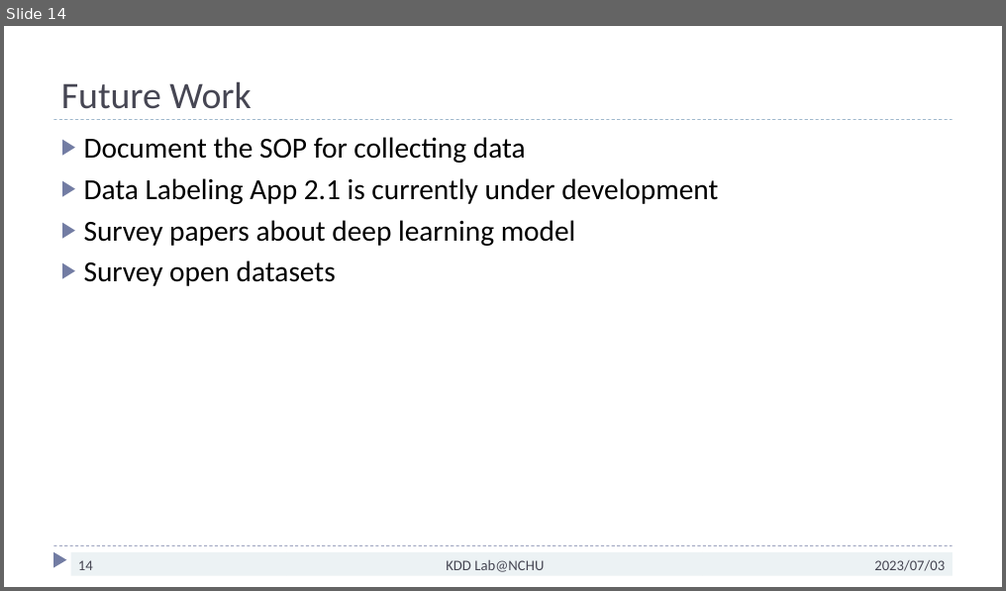
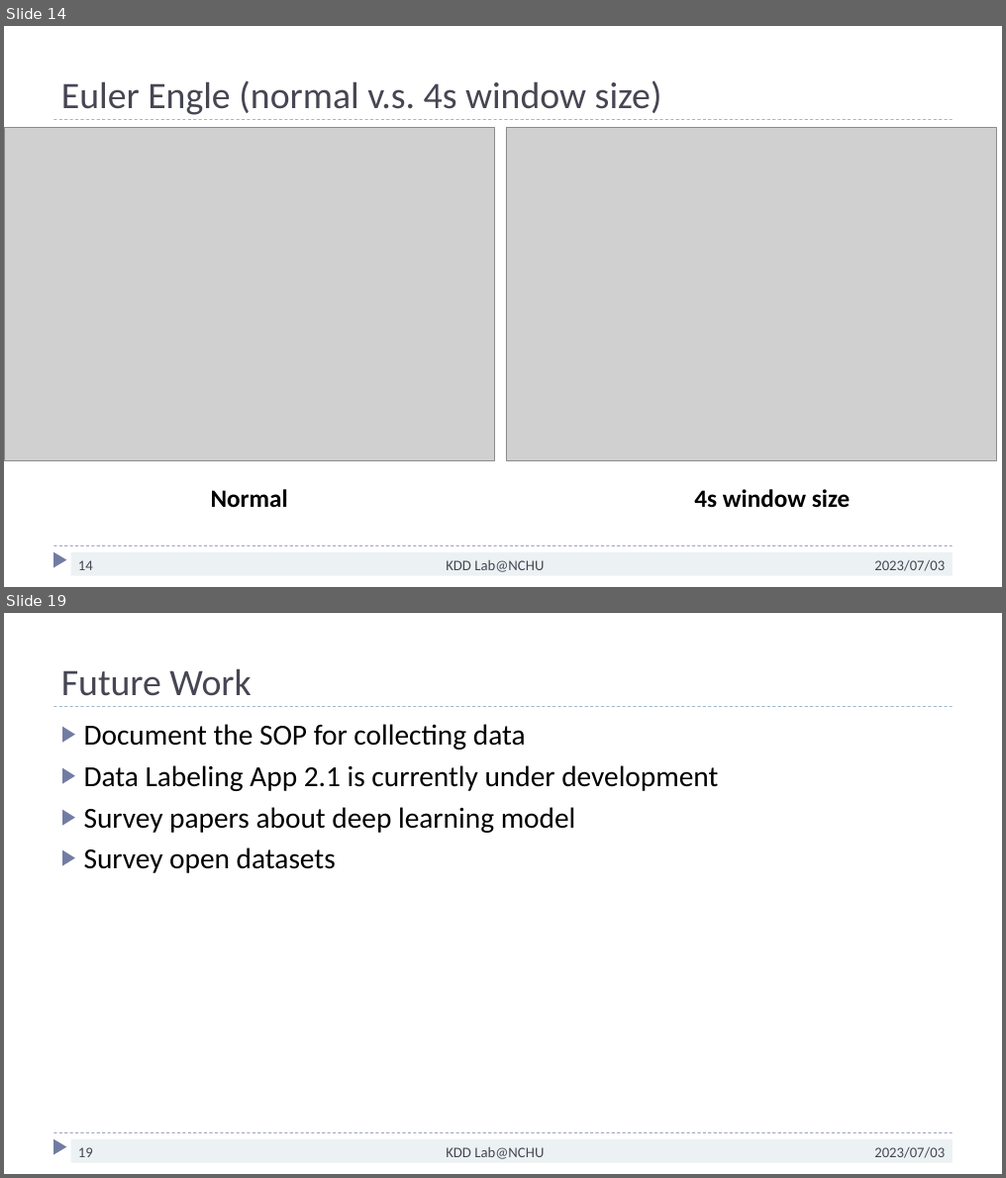
Before and after one commit to SROP6313/Motor_RideTrack, a slide deck: PPT/Eric_Study_20240626.pptx. Shown one above the other, each under a label of ours: slide 14 before the commit, slides 14 and 19 after it; the slides between them are not shown. The pictures are 1006x591 and 1006x1178 pixels, drawn with LibreOffice and Linux fonts; fonts in the diff are those of the drawing; grey boxes stand for pictures. Boxes give left, top, right and bottom in pixels: in the first picture for what was removed or moved away, otherwise in the second. Text is boxed around its words. In the diff, an @@ line names an element or a change of style, - is before the commit and + after.

```diff
--- a/PPT/Eric_Study_20240626.pptx
+++ b/PPT/Eric_Study_20240626.pptx
@@ slide 14 added at <box>4,26,1002,587</box>, background #FFFFFF; not listed: 3 template elements that a slide beside it also shows @@
@@ title added at <box>61,80,662,115</box>, 36 pt, text #464653 @@
+Euler Engle (normal v.s. 4s window size)
@@ picture added at <box>4,127,494,461</box> @@
@@ picture added at <box>506,127,997,461</box> @@
@@ text added at <box>211,489,288,507</box>, 24 pt, text #000000, bold @@
+Normal
@@ text added at <box>694,489,849,508</box>, 24 pt, text #000000, bold @@
+4s window size
@@ page number added at <box>70,553,287,576</box>, fill #ECF2F4, 14 pt, text #464653 @@
+14
@@ rectangle added at <box>287,553,703,576</box>, fill #ECF2F4, 14 pt, text #464653 @@
+KDD Lab@NCHU
@@ rectangle added at <box>703,553,952,576</box>, fill #ECF2F4, 14 pt, text #464653 @@
+2023/07/03
@@ what was slide 14 is now slide 19 @@
@@ page number at <box>78,1148,93,1157</box>: text changed @@
-14
+19
```
Also in this commit, not shown: 4 other slides added.
